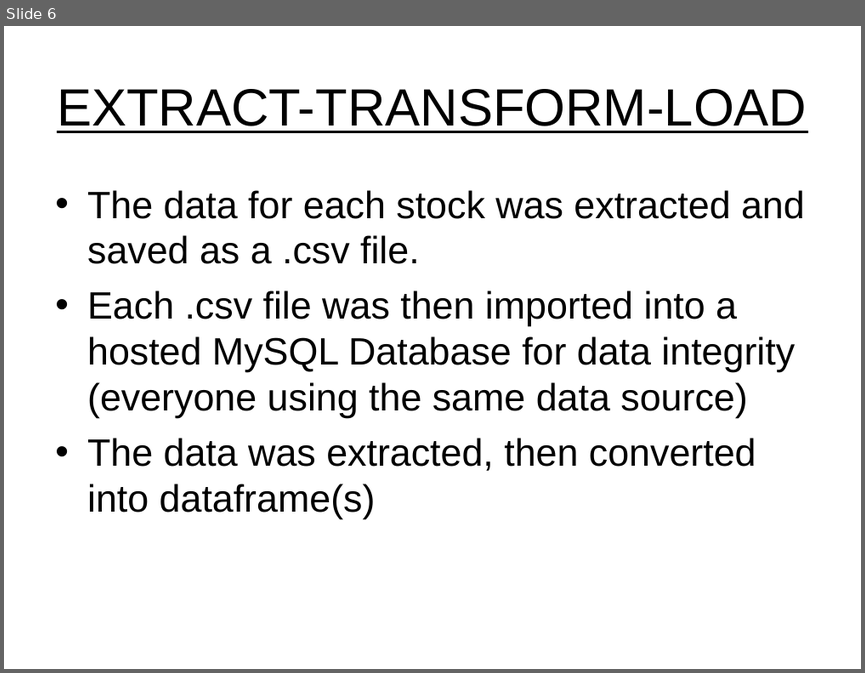
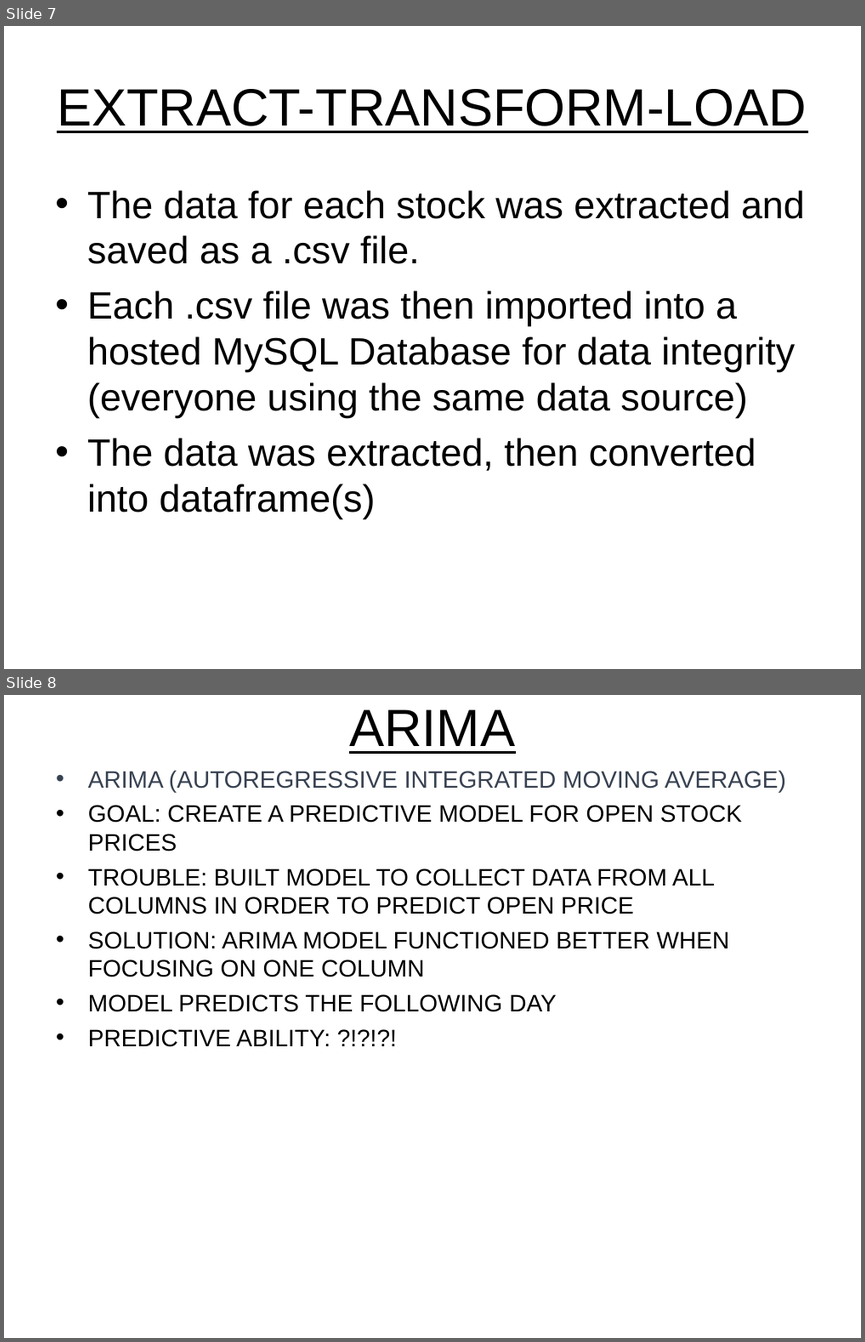
Before and after one commit to dadario10/Data_Modeling_Project, a slide deck: PowerPoint/Project 4 - SM Prediction.ppt. Shown one above the other, each under a label of ours: slide 6 before the commit, slides 7 and 8 after it. The pictures are 865x673 and 865x1342 pixels, drawn with LibreOffice and Linux fonts; fonts in the diff are those of the drawing; background and template pictures are left out. Boxes give left, top, right and bottom in pixels: in the first picture for what was removed or moved away, otherwise in the second. Text is boxed around its words. In the diff, an @@ line names an element or a change of style, - is before the commit and + after.

```diff
--- a/PowerPoint/Project 4 - SM Prediction.ppt
+++ b/PowerPoint/Project 4 - SM Prediction.ppt
@@ slide 8 added at (x1=4, y1=695, x2=861, y2=1338), background picture (left out) @@
@@ title added at (x1=349, y1=709, x2=515, y2=754), 44 pt, text #000000, underline @@
+ARIMA
@@ text added at (x1=88, y1=770, x2=786, y2=1047), 20 pt, text #000000 @@
+• ARIMA (AUTOREGRESSIVE INTEGRATED MOVING AVERAGE)
+• GOAL: CREATE A PREDICTIVE MODEL FOR OPEN STOCK PRICES
+• TROUBLE: BUILT MODEL TO COLLECT DATA FROM ALL COLUMNS IN ORDER TO PREDICT OPEN PRICE
+• SOLUTION: ARIMA MODEL FUNCTIONED BETTER WHEN FOCUSING ON ONE COLUMN
+• MODEL PREDICTS THE FOLLOWING DAY
+• PREDICTIVE ABILITY: ?!?!?!
@@ what was slide 6 is now slide 7 @@
```
Also in this commit, not shown: 4 slides changed, 26 other slides added, 2 slides removed.
